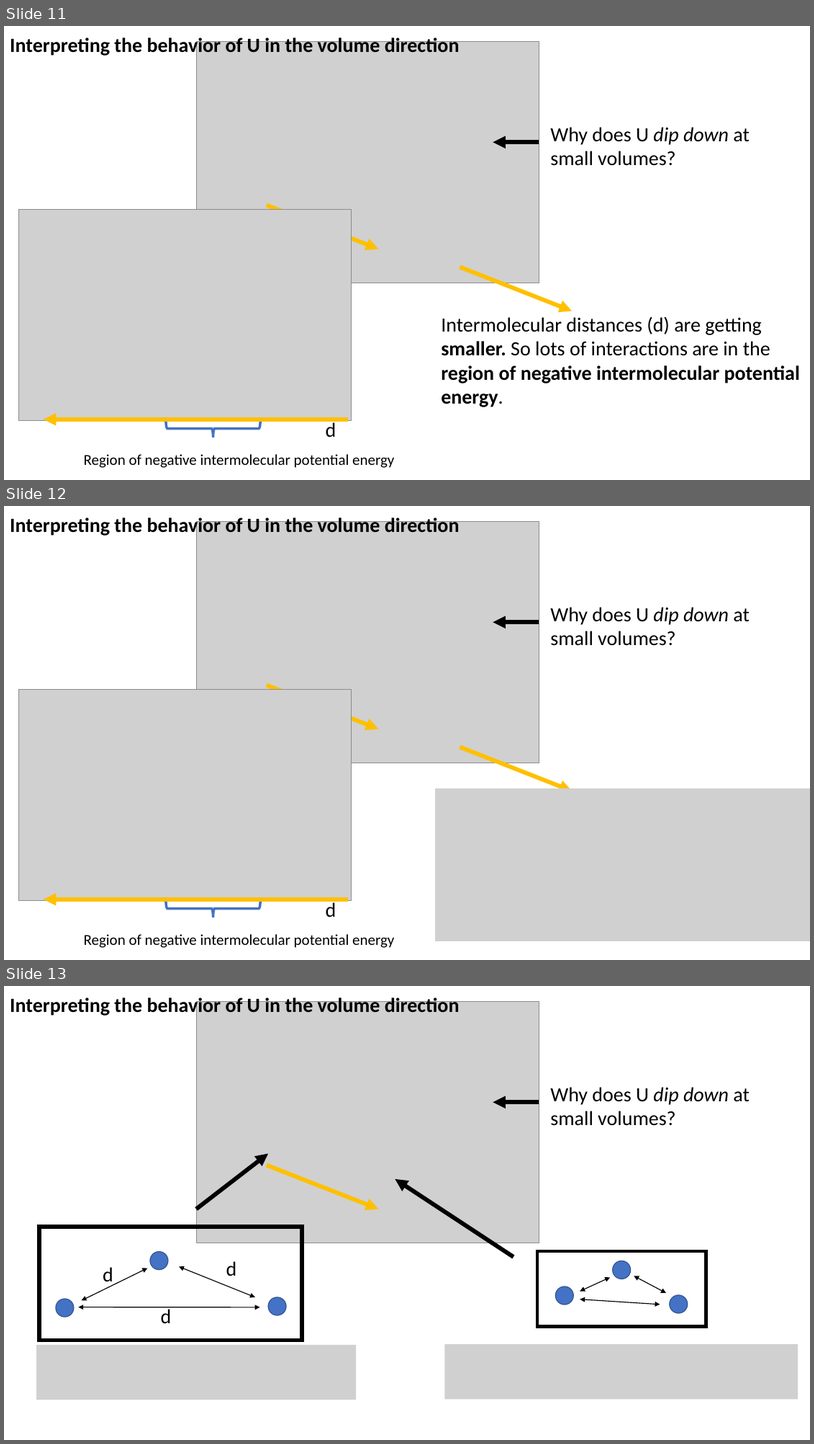
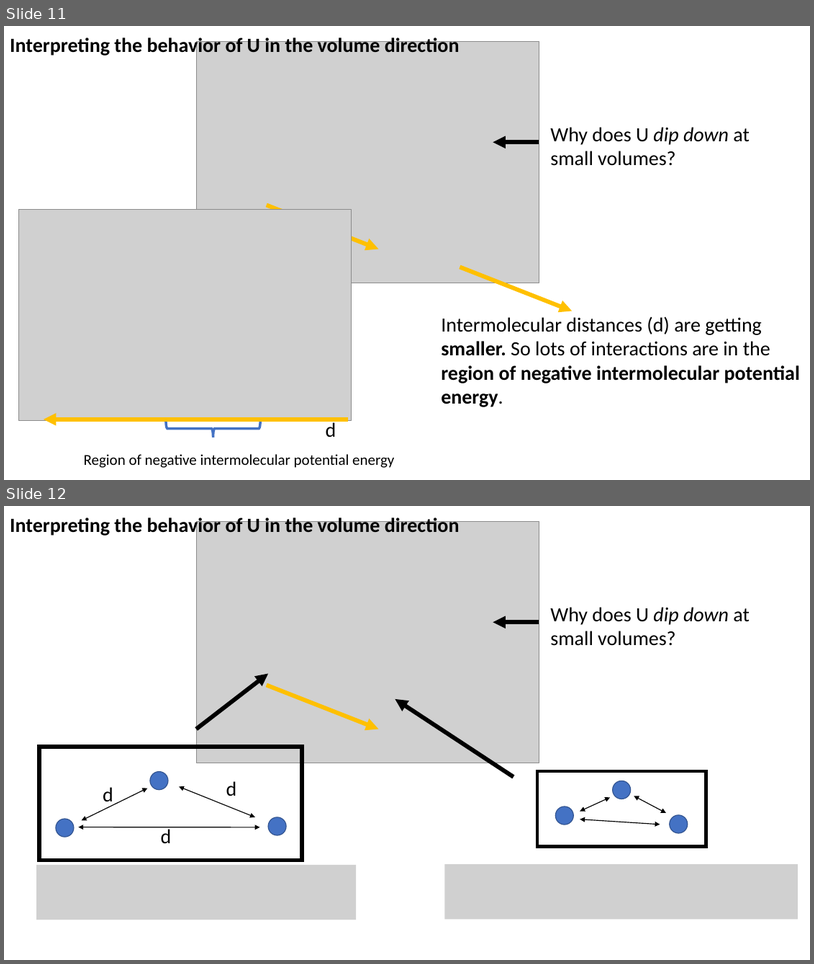
Before and after one commit to sneshyba/pypchem, a slide deck: Thermo 2022 (Neshyba)/Lectures/Week 4 - Internal energy, U/Week 4.4 - Synthesis.pptx. Shown one above the other, each under a label of ours: slides 11, 12 and 13 before the commit, slides 11 and 12 after it. The pictures are 814x1444 and 814x964 pixels, drawn with LibreOffice and Linux fonts; fonts in the diff are those of the drawing; grey boxes stand for pictures. Boxes give left, top, right and bottom in pixels: in the first picture for what was removed or moved away, otherwise in the second. Text is boxed around its words. In the diff, an @@ line names an element or a change of style, - is before the commit and + after.

Commit message:
Updating lectures

```diff
--- a/Thermo 2022 (Neshyba)/Lectures/Week 4 - Internal energy, U/Week 4.4 - Synthesis.pptx
+++ b/Thermo 2022 (Neshyba)/Lectures/Week 4 - Internal energy, U/Week 4.4 - Synthesis.pptx
@@ slide 12 removed at [4,506,810,960], background #FFFFFF @@
@@ text removed at [10,515,460,537] @@
-Interpreting the behavior of U in the volume direction
@@ text removed at [550,607,749,646] @@
-Why does U dip down at small volumes?
@@ arrow removed from (540, 622) to (494, 622) @@
@@ group removed at [196,522,540,763]: 3 pictures, 1 arrow @@
@@ arrow removed from (460, 746) to (572, 791) @@
@@ picture removed at [435,788,810,941] @@
@@ group removed at [18,689,394,947]: 2 texts, 1 right brace, 1 picture, 1 arrow @@
-d
-Region of negative intermolecular potential energy
@@ what was slide 13 is now slide 12 @@
```
Also in this commit, not shown: 4 slides added, 5 other slides removed, 5 other files.
